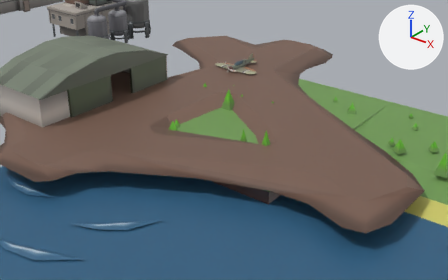
One commit to the glTF model assets/meshes.glb: the scene before it, then after it.
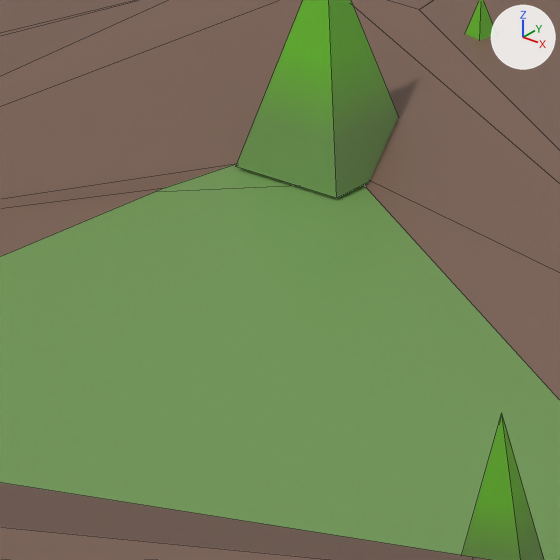
Each version is shown from a camera (50 mm lens) standing at (12.56, -16.75, 8.87) and looking at (0.23, -1.33, -0.69), then close up on the part from 45% to 55% of the width and 33% to 50% of the height. The lights are fixed; the arrows at upper right show +X, +Y and +Z. The close-ups show mesh edges as thin lines.
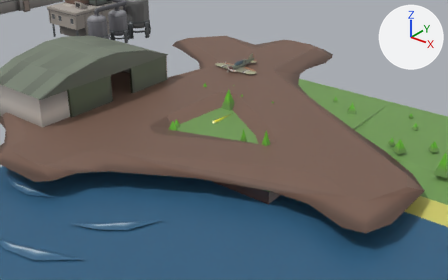
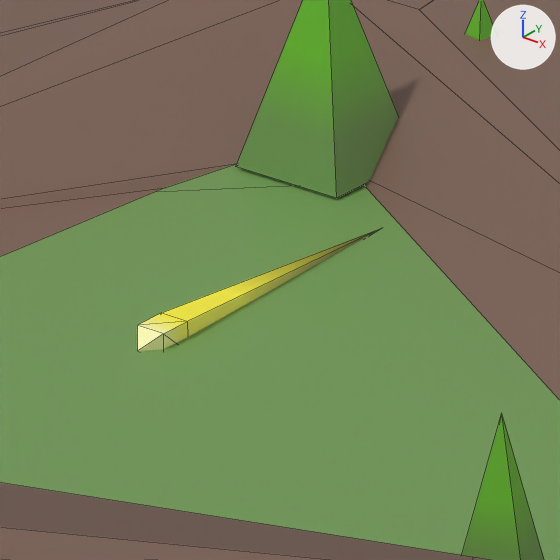
What the commit changed:
Mesh me_player_bullet_1 is new.
It has 10 vertices, 16 faces and spans x -0.05..0.05, y -0.674..0.5, z -0.05..0.05.
It uses material mat_material (picture img_palette).
Object 'player-bullet' (ob_player_bullet) is new; it shows me_player_bullet_1.
Its location is (0.0, -1.0, 0.0).

Pixel boxes [x1, y1, x2, y2] of what changed, in the close-ups (560 x 560 px):
'player-bullet', added (yellow): after [137, 229, 379, 351]
